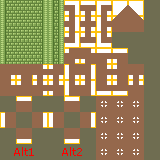
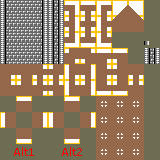
Comparing the layer stacks of the two 160px x 160px images. Changes:
painted on "floorboards-f.png" over left=0, top=0, right=160, bottom=64
added layer "Pasted Layer" above "Background" over left=0, top=0, right=64, bottom=64
